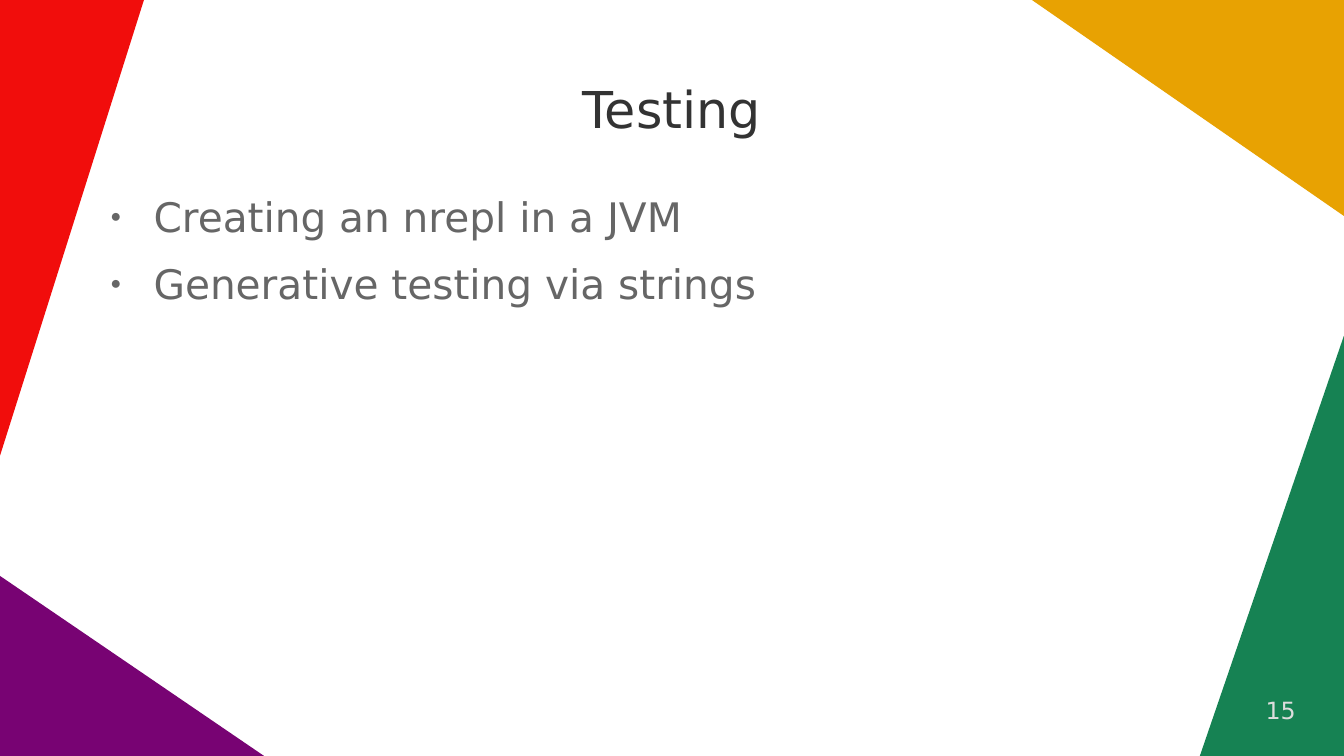
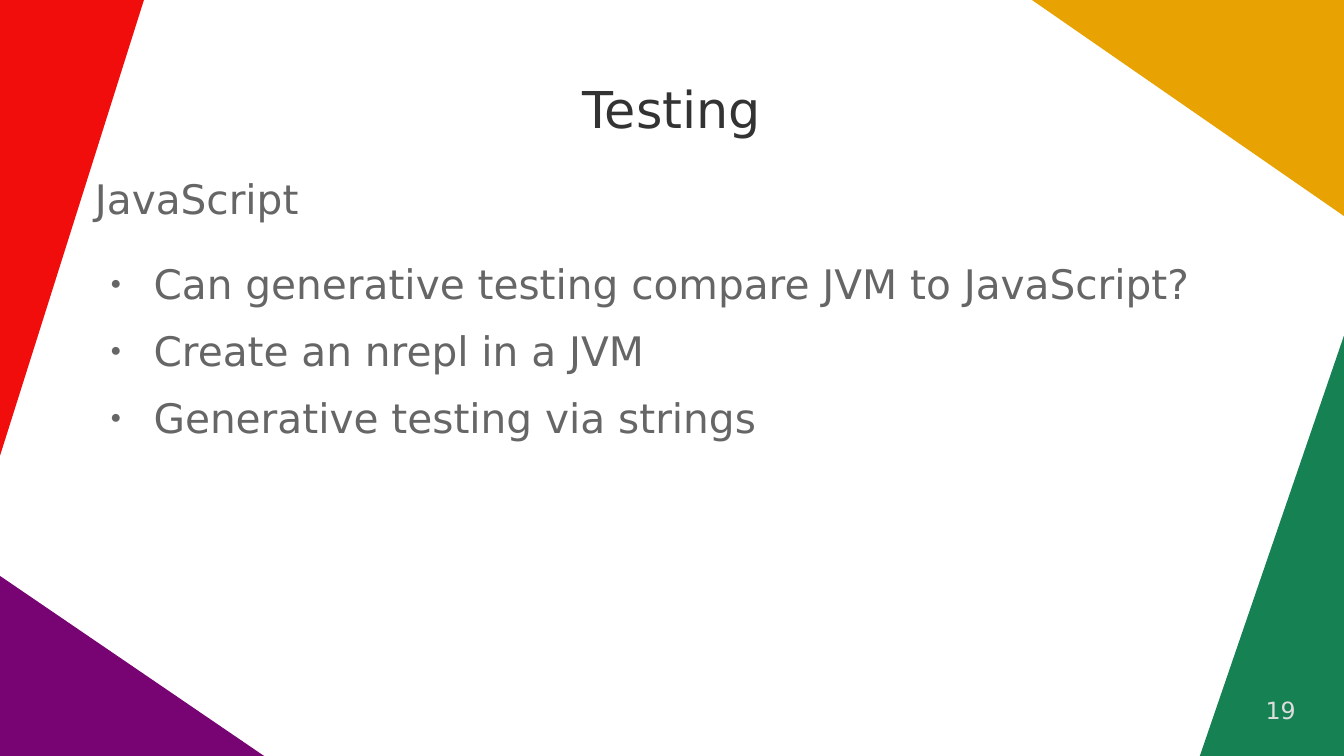
Before and after one commit to quoll/cljs-math, a slide deck: slide 19 of docs/ClojureDays2022.odp (slide 15 before the commit). Drawn at 1344x756 pixels with LibreOffice and Linux fonts; fonts in the diff are those of the drawing. Boxes give left, top, right and bottom in pixels: in the first picture for what was removed or moved away, otherwise in the second. Text is boxed around its words. In the diff, an @@ line names an element or a change of style, - is before the commit and + after.

Commit message:
Testing slides

```diff
--- a/docs/ClojureDays2022.odp
+++ b/docs/ClojureDays2022.odp
@@ text added at [95,183,299,222], 24 pt, text #666666 @@
+JavaScript
@@ text "Can generative testing compare JVM ...": place and size @@
-text "Can generative testing compare JVM ..." at [154,201,756,308]
+text "Can generative testing compare JVM ..." at [154,268,1189,441]
@@ text at [154,268,1189,375]: text changed @@
-● Creating an nrepl in a JVM
+● Can generative testing compare JVM to JavaScript?
+● Create an nrepl in a JVM
@@ page number at [1266,701,1296,720]: text changed @@
-15
+19
```
Also in this commit, not shown: 5 slides added, 1 slide removed.
